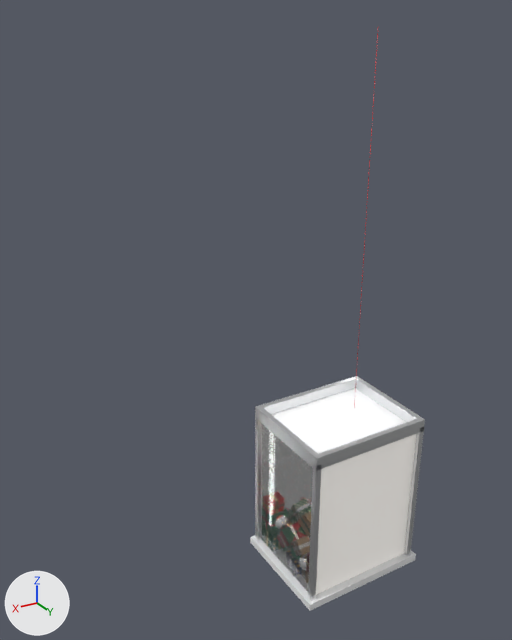
What one commit did to the Blender file claw_machine/claw_machine.blend.
Both versions are drawn from a 50 mm lens placed at (2.02, 2.53, 2.77), pointed at (0.08, -0.7, 1.16). Every picture has the same lights, and +X, +Y and +Z are marked at lower left. The first picture is the older version.

Names of what the first picture shows: 'Backdrop', 'Ceiling', 'Floor', 'GlassSide_R', 'Post_-1_1', 'Post_1_1', 'TopRail_X_-1', 'TopRail_X_1', 'TopRail_Y_-1', 'TopRail_Y_1' and 2 more.
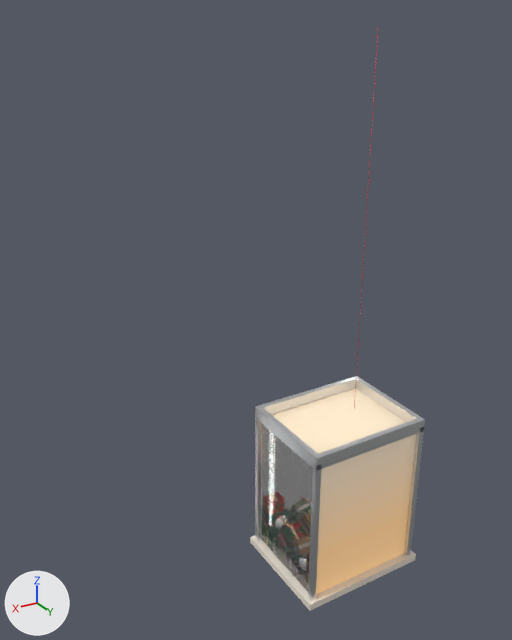
What differs and where, as boxes (x1, y1, x2, y2) in the pictures (512 x 640 px):
'Backdrop', surface changed (white to brown): (316, 434, 416, 594) in both
'Ceiling', recoloured, surface changed (white to beige): (272, 389, 406, 454) in both
'Floor', recoloured: (250, 535, 416, 611) in both

What changed in the scene script:
```text
Change mat_flooracrylic:
    mat_flooracrylic.base_color: (0.85, 0.86, 0.87) -> (0.88, 0.8, 0.7)  # white #edeff0 -> pale yellow #f1e7da
Change mat_backdrop:
    remove # nodes: BsdfPrincipled, OutputMaterial
    remove # colours: white #f6f2ed
    nodes: BsdfPrincipled, MapRange, OutputMaterial, SeparateXYZ, TexCoord, ValToRGB
    colours: beige #ffce95, beige #f7e5cb
Change mat_ceilingdiffuser:
    mat_ceilingdiffuser.base_color: (0.95, 0.95, 0.96) -> (1.0, 0.82, 0.6)  # white #f9f9fa -> beige #ffeacb
    mat_ceilingdiffuser.emission_color: (0.95, 0.95, 0.96) -> (1.0, 0.82, 0.6)  # white #f9f9fa -> beige #ffeacb
    mat_ceilingdiffuser.emission_strength: 0.25 -> 0.12
```
